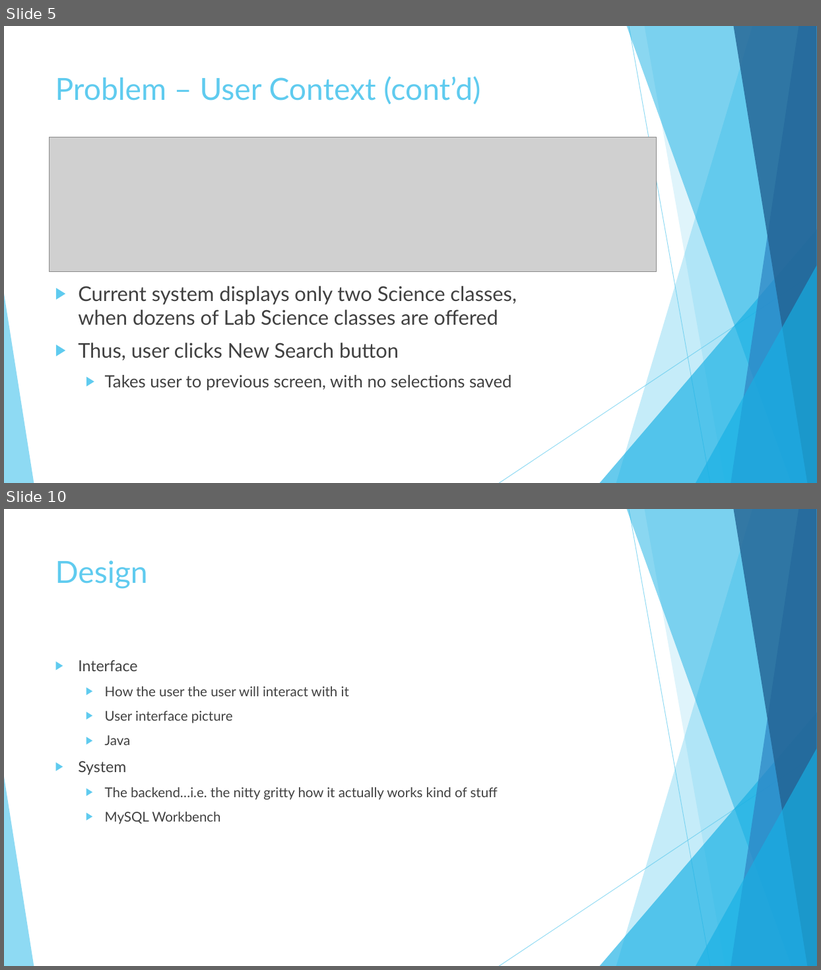
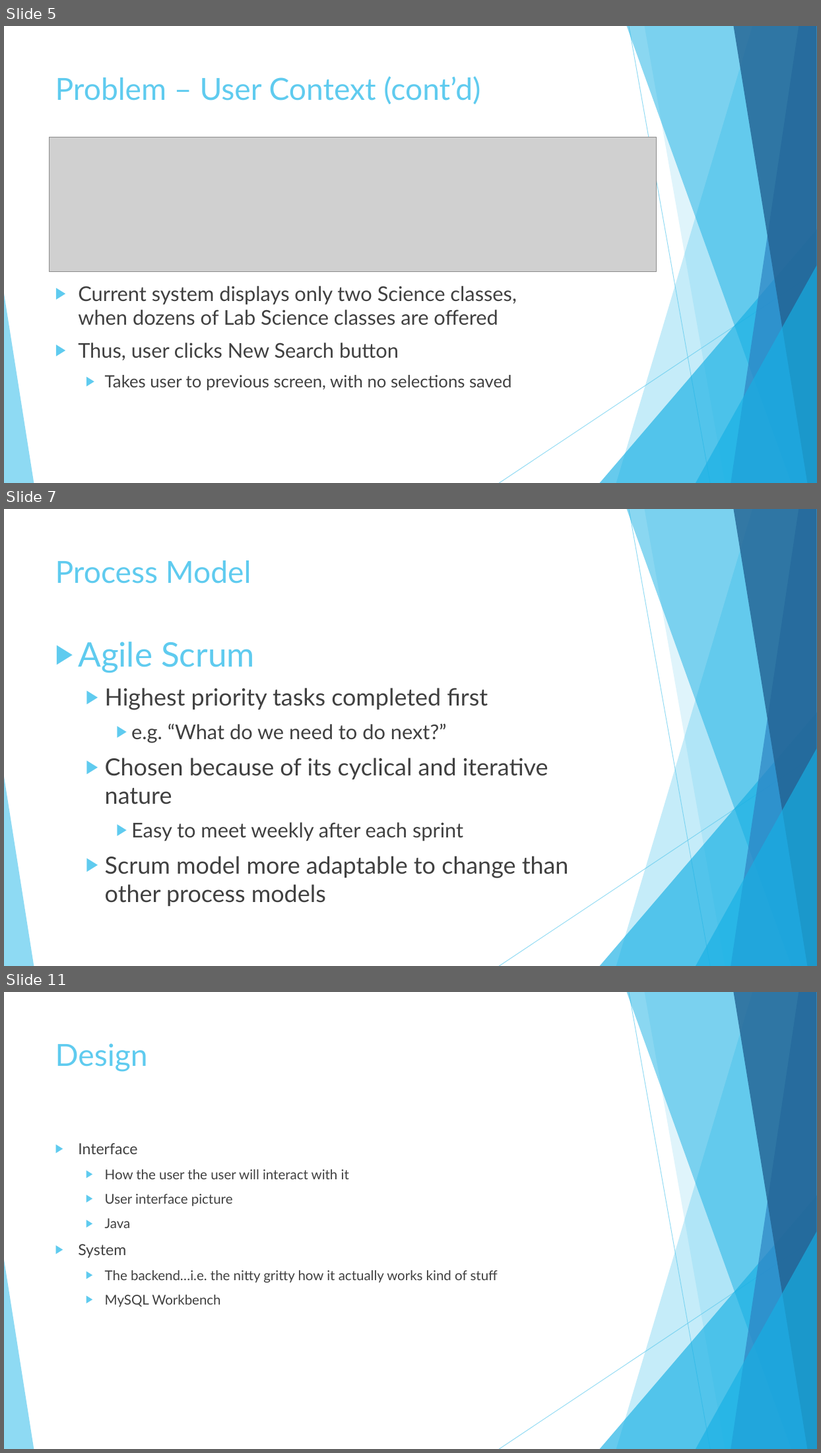
Before and after one commit to blueberryboson/Software-Engineering-Spr-2016, a slide deck: Open.Classes.Project.Interim.Presentation.pptx. Shown one above the other, each under a label of ours: slides 5 and 10 before the commit, slides 5, 7 and 11 after it; the slides between them are not shown. The pictures are 821x970 and 821x1453 pixels, drawn with LibreOffice and Linux fonts; fonts in the diff are those of the drawing; grey boxes stand for pictures. Boxes give left, top, right and bottom in pixels: in the first picture for what was removed or moved away, otherwise in the second. Text is boxed around its words. In the diff, an @@ line names an element or a change of style, - is before the commit and + after.

Commit message:
Added files via upload
Here's what I have so far for our presentation. I'm just missing the information for the last slide, "Design". Please give me anything that I could put in that slide.

```diff
--- a/Open.Classes.Project.Interim.Presentation.pptx
+++ b/Open.Classes.Project.Interim.Presentation.pptx
@@ slide 7 added at <box>4,509,817,966</box>, background #FFFFFF; not listed: 10 template elements that a slide beside it also shows @@
@@ title added at <box>55,560,252,584</box>, 36 pt, text #5FCBEF @@
+Process Model
@@ text added at <box>78,642,569,906</box>, 28 pt, text #404040 @@
+▶ Agile Scrum
+  ▶ Highest priority tasks completed first
+    ▶ e.g. “What do we need to do next?”
+  ▶ Chosen because of its cyclical and iterative nature
+    ▶ Easy to meet weekly after each sprint
+  ▶ Scrum model more adaptable to change than other process models
@@ what was slide 10 is now slide 11 @@
```
Also in this commit, not shown: 3 slides changed, 1 other slide added, 1 slide removed.
